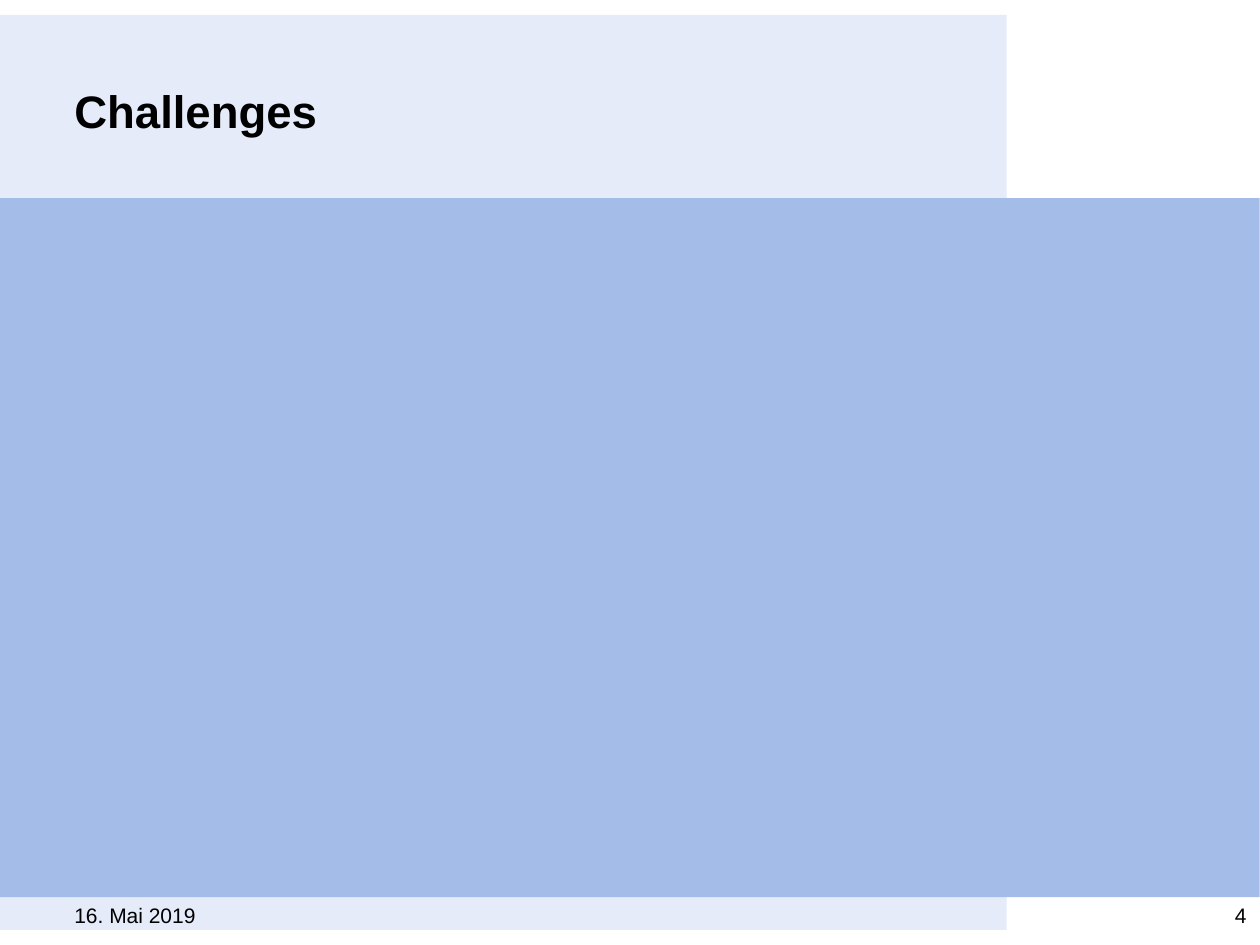
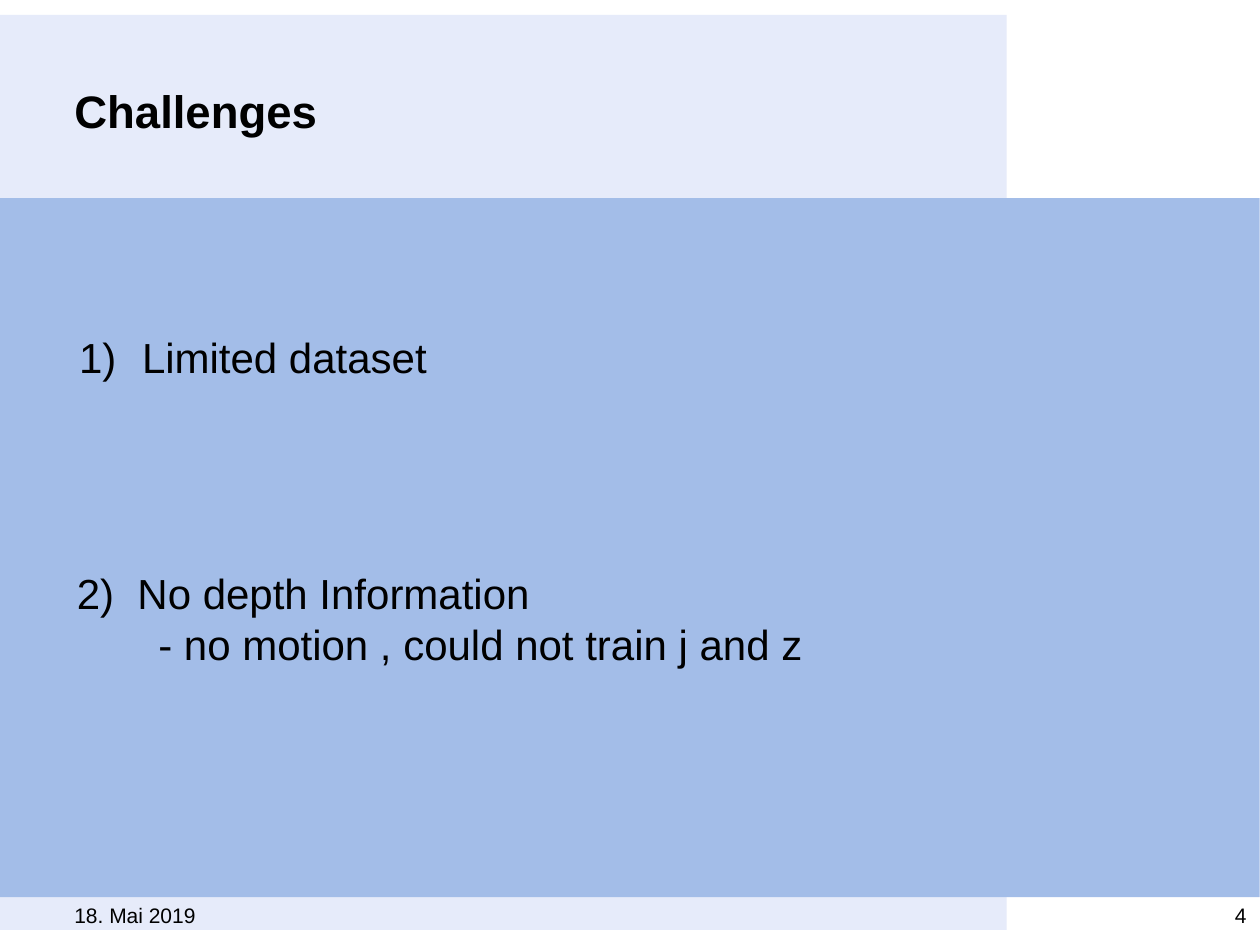
Before and after one commit to MeiLing90/ATML19_Group3A, a slide deck: slide 4 of ATML_presentation.pptx. Drawn at 1260x945 pixels with LibreOffice and Linux fonts; fonts in the diff are those of the drawing; background and template pictures are left out. Boxes give left, top, right and bottom in pixels: in the first picture for what was removed or moved away, otherwise in the second. Text is boxed around its words. In the diff, an @@ line names an element or a change of style, - is before the commit and + after.

```diff
--- a/ATML_presentation.pptx
+++ b/ATML_presentation.pptx
@@ text added at [142, 342, 427, 374], 24 pt, text #000000 @@
+1) Limited dataset
@@ text added at [77, 578, 802, 668], 24 pt, text #000000 @@
+2) No depth Information
+- no motion , could not train j and z
@@ text at [74, 907, 196, 924]: text changed @@
-16. Mai 2019
+18. Mai 2019
```
Also in this commit, not shown: 10 other slides changed.
